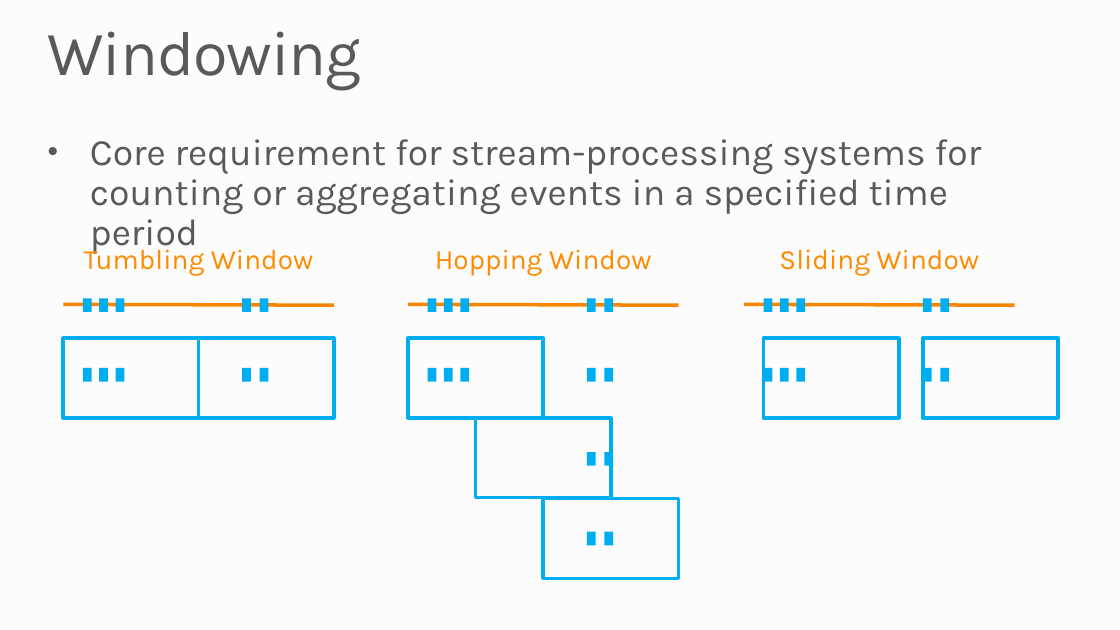
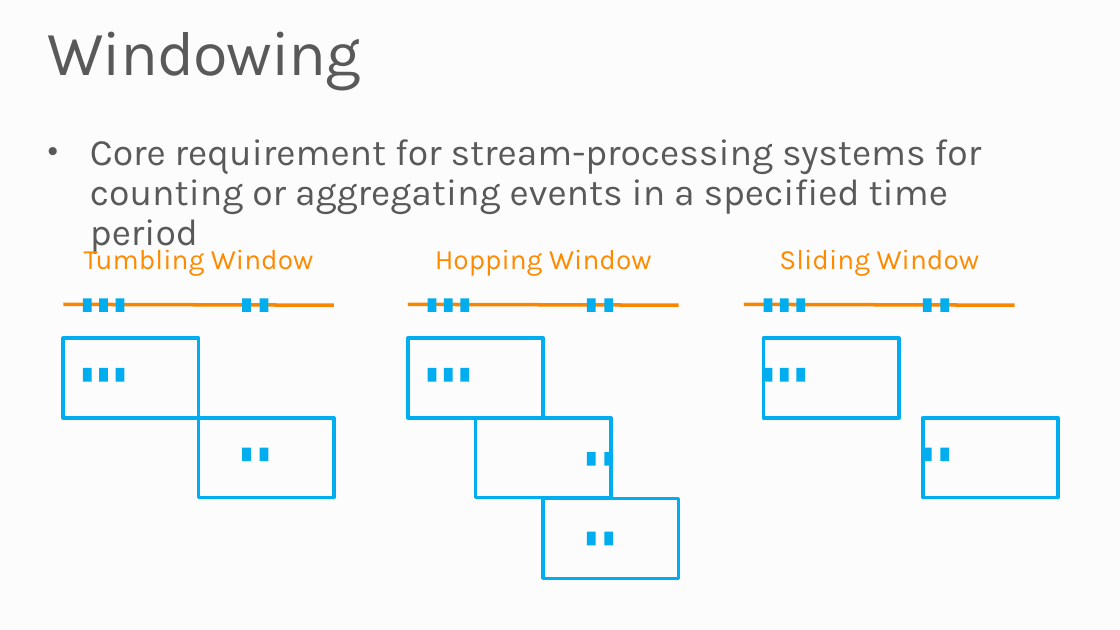
Before and after one commit to MSRConnections/Azure-training-course, a slide deck: slide 12 of Content/Stream Analytics/Azure Stream Analytics.pptx. Drawn at 1120x630 pixels with LibreOffice and Linux fonts; fonts in the diff are those of the drawing; background and template pictures are left out. Boxes give left, top, right and bottom in pixels: in the first picture for what was removed or moved away, otherwise in the second. Text is boxed around its words. In the diff, an @@ line names an element or a change of style, - is before the commit and + after.

```diff
--- a/Content/Stream Analytics/Azure Stream Analytics.pptx
+++ b/Content/Stream Analytics/Azure Stream Analytics.pptx
@@ rectangle removed at box(587, 368, 596, 381) @@
@@ rectangle removed at box(604, 368, 613, 381) @@
@@ 6 rectangles: place and size @@
-6 rectangles at box(198, 339, 1059, 418)
+6 rectangles at box(198, 418, 1059, 497)
```
Also in this commit, not shown: 5 other slides changed.
